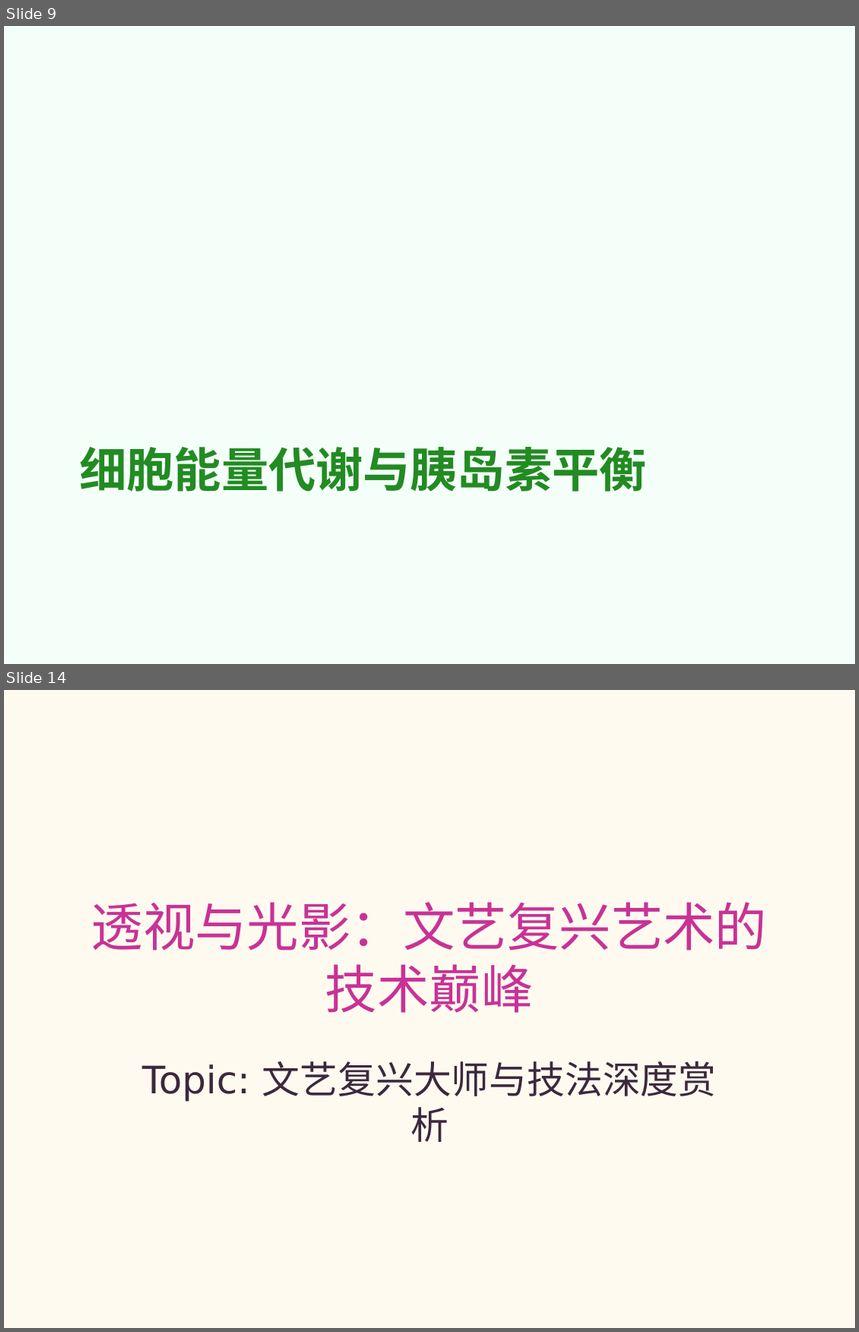
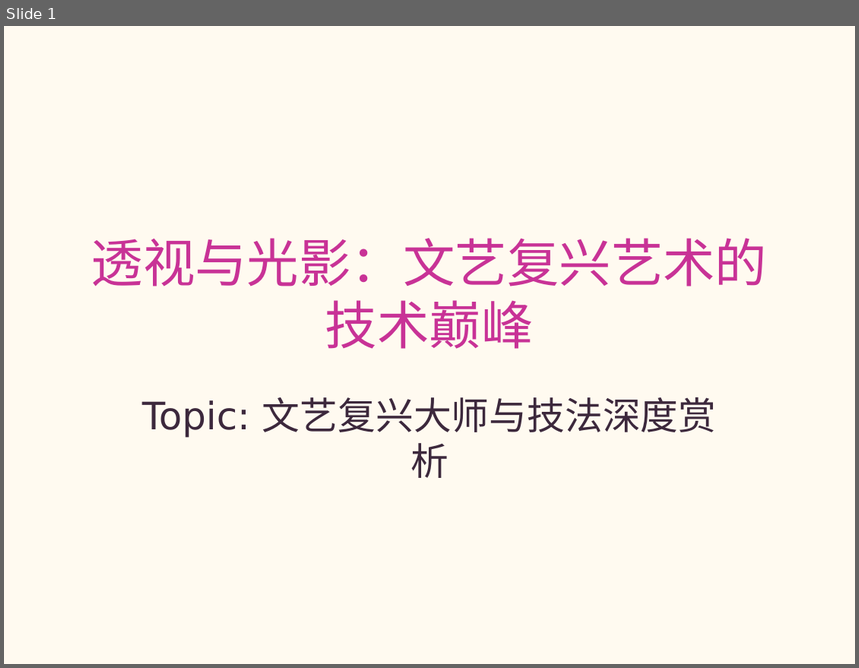
Before and after one commit to yeasy/AutoPPT, a slide deck: samples/cn_art.pptx. Shown one above the other, each under a label of ours: slides 9 and 14 before the commit, slide 1 after it; the slides between them are not shown. The pictures are 859x1332 and 859x668 pixels, drawn with LibreOffice and Linux fonts; fonts in the diff are those of the drawing. Boxes give left, top, right and bottom in pixels: in the first picture for what was removed or moved away, otherwise in the second. Text is boxed around its words. In the diff, an @@ line names an element or a change of style, - is before the commit and + after.

```diff
--- a/samples/cn_art.pptx
+++ b/samples/cn_art.pptx
@@ slide 9 removed at (4,26,855,664), background #F5FFFA @@
@@ title removed at (80,447,647,492) @@
-细胞能量代谢与胰岛素平衡
@@ what was slide 14 is now slide 1 @@
```
Also in this commit, not shown: 1 slide changed, 12 other slides removed, 6 other files.
